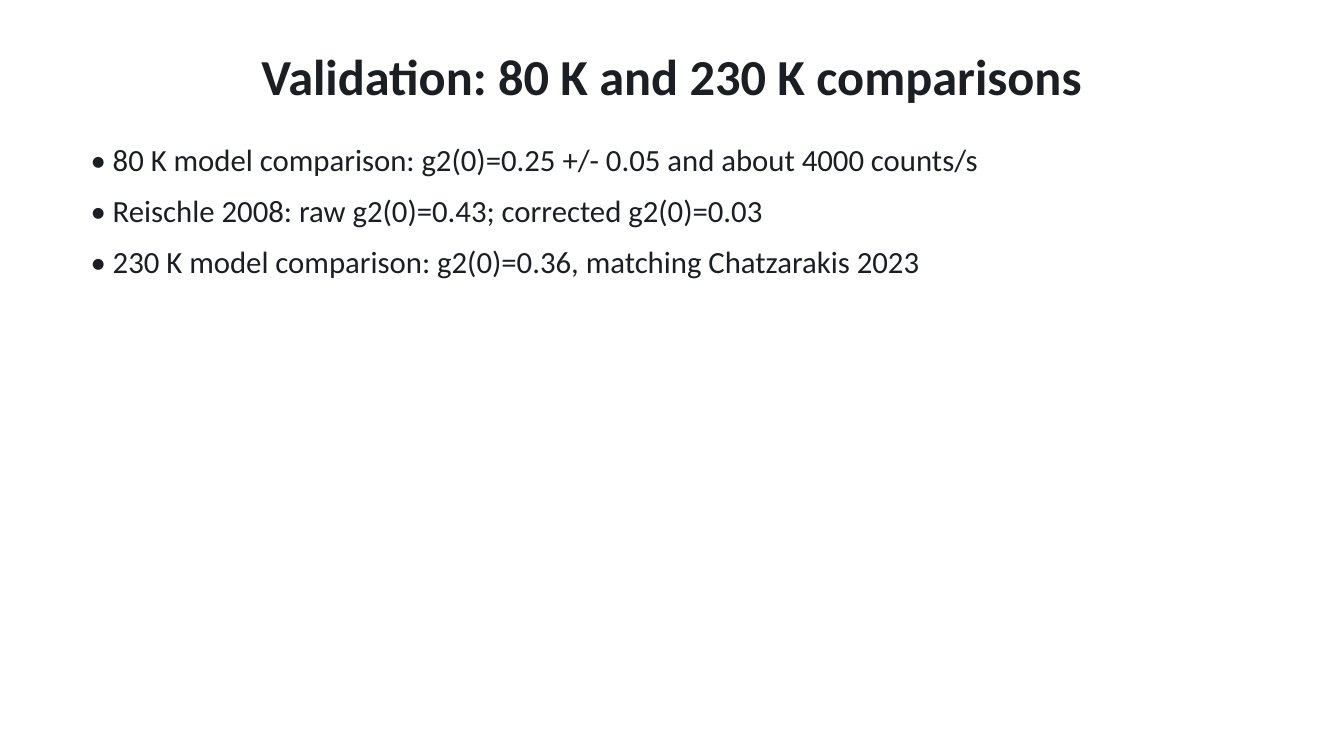
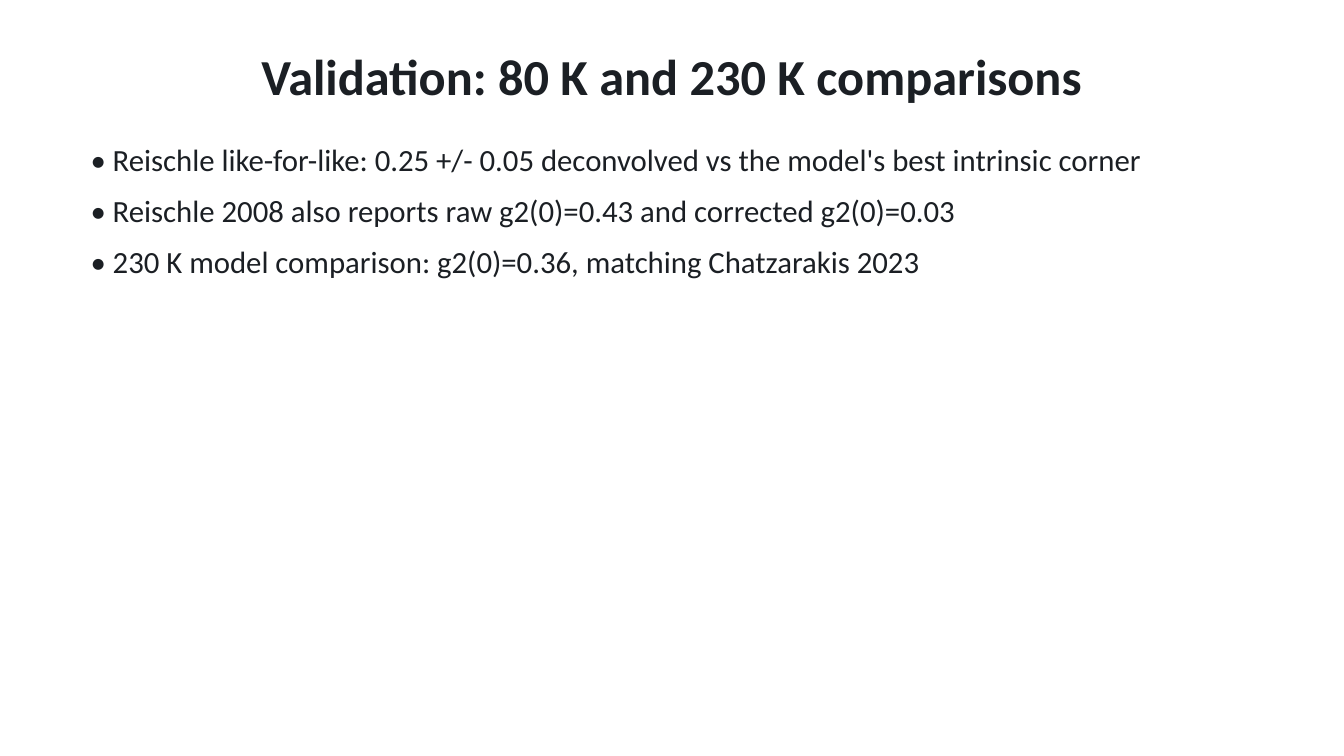
Before and after one commit to Alpharceus/qd-photon-sim, a slide deck: slide 16 of out/presentation/qd_edge_sps.pptx. Drawn at 1344x756 pixels with LibreOffice and Linux fonts; fonts in the diff are those of the drawing. Boxes give left, top, right and bottom in pixels: in the first picture for what was removed or moved away, otherwise in the second. Text is boxed around its words. In the diff, an @@ line names an element or a change of style, - is before the commit and + after.

```diff
--- a/out/presentation/qd_edge_sps.pptx
+++ b/out/presentation/qd_edge_sps.pptx
@@ text at <box>113,149,1141,228</box>: text changed @@
-• 80 K model comparison: g2(0)=0.25 +/- 0.05 and about 4000 counts/s
-• Reischle 2008: raw g2(0)=0.43; corrected g2(0)=0.03
+• Reischle like-for-like: 0.25 +/- 0.05 deconvolved vs the model's best intrinsic corner
+• Reischle 2008 also reports raw g2(0)=0.43 and corrected g2(0)=0.03
```
Also in this commit, not shown: 4 other slides changed, 7 other files.
